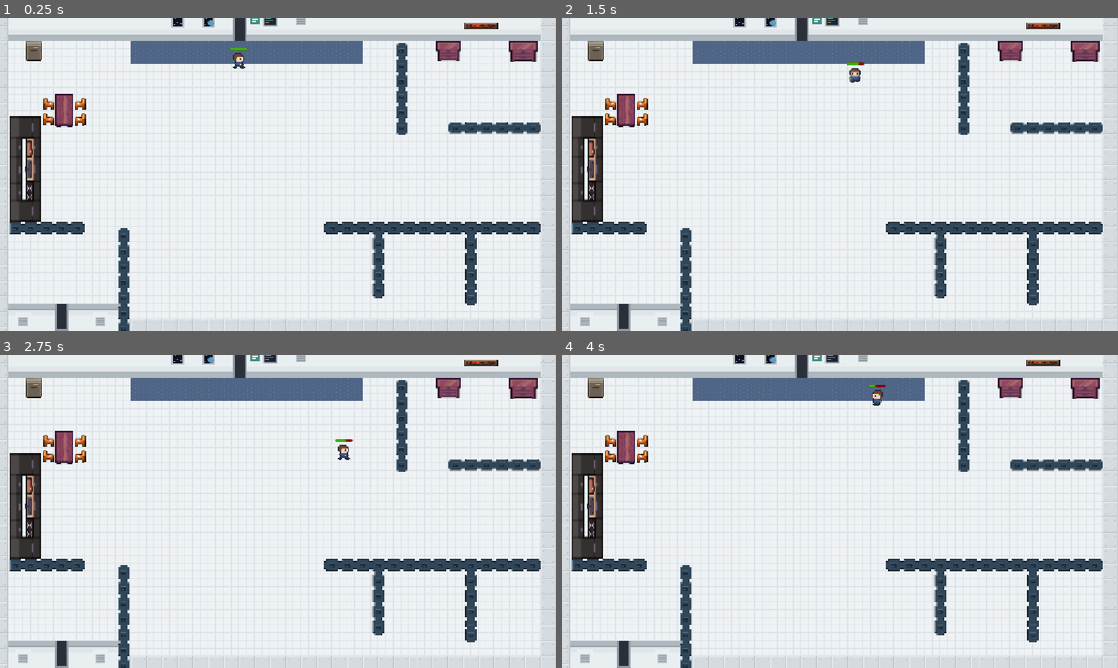
Above: before the commit, frames 1-4 (two rows, left to right).
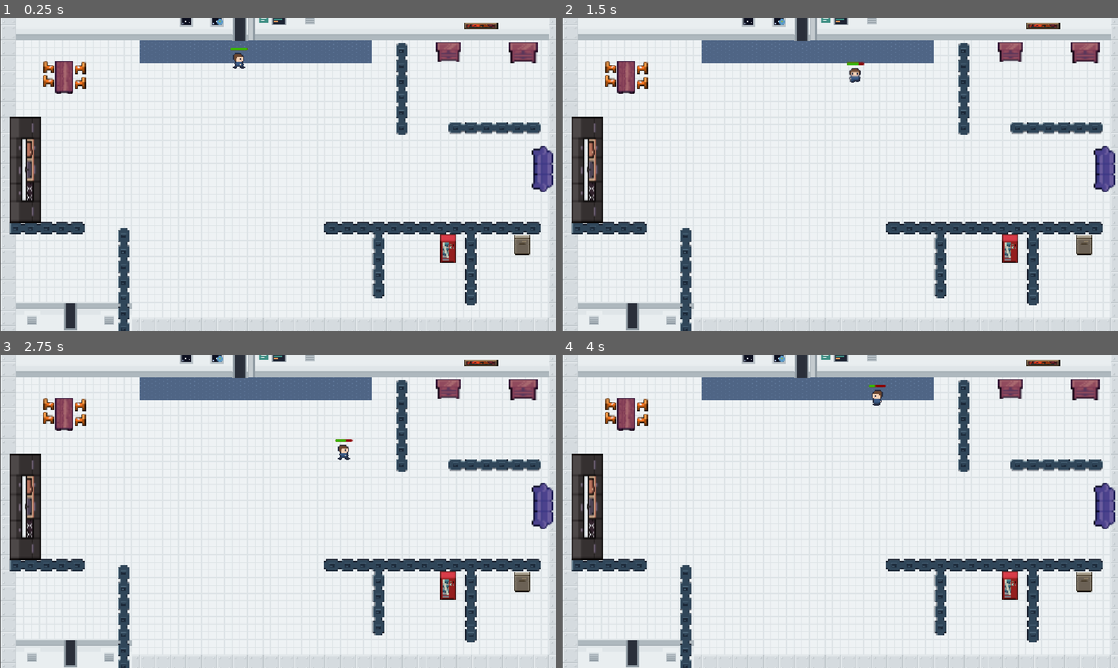
Above: after the commit, the same moments.

Repository: Simi-jpg/codesmelt-jam
Game: Godot game, scene res://scenes/level/kitchen.tscn
The game is run twice, just before and just after one commit, with the same random seed, the same clock (stepped at 60 frames per second) and the same inputs.
Inputs (mouse positions are in pixels of both pictures, inside the frame that each line leads up to):
- Up to frame 1 (0.25 s): no input
- Up to frame 2 (1.5 s): tap Enter (ui_accept) at 0.5, 0.77, 1.25 s; move the mouse to (962, 158) at 0.52 s; hold Right (ui_right) 0.53-1.28 s; click (962, 158) at 0.67 s; move the mouse to (728, 190) at 1.27 s; hold Down (ui_down) from 1.28 s (still down)
- Up to frame 3 (2.75 s): tap Enter (ui_accept) at 1.52 s; move the mouse to (333, 442) at 2.02 s; release Down (ui_down) at 2.03 s; hold Right (ui_right) from 2.03 s (still down)
- Up to frame 4 (4 s): move the mouse to (812, 574) at 2.77 s; release Right (ui_right) at 2.78 s; hold Up (ui_up) 2.78-3.53 s; click (812, 574) at 2.92 s; tap Enter (ui_accept) at 3.02, 3.77 s; move the mouse to (1006, 558) at 3.52 s; hold Left (ui_left) from 3.53 s (still down)

The runs differ from the first frame. In frame 1, 5.9% of the frame differs, in the area x 0-100%, y 0-100%; in frame 2, 5.9%; in frame 3, 5.9%; in frame 4, 5.9%.

Commit message:
kitchen update

Diff:
--- a/project-red-gem/scenes/character/fridge.tscn
+++ b/project-red-gem/scenes/character/fridge.tscn
@@ -33,8 +33,26 @@
 "speed": 5.0
 }]
 
+[sub_resource type="RectangleShape2D" id="RectangleShape2D_w78j2"]
+size = Vector2(16, 31)
+
+[sub_resource type="RectangleShape2D" id="RectangleShape2D_ynolf"]
+size = Vector2(37, 56)
+
 [node name="Fridge" type="Node2D" unique_id=2093346318]
 
 [node name="AnimatedSprite2D" type="AnimatedSprite2D" parent="." unique_id=1660611422]
 sprite_frames = SubResource("SpriteFrames_w78j2")
 speed_scale = 0.5
+
+[node name="StaticBody2D" type="StaticBody2D" parent="." unique_id=817588972]
+
+[node name="CollisionShape2D" type="CollisionShape2D" parent="StaticBody2D" unique_id=1646712892]
+position = Vector2(0, -0.5)
+shape = SubResource("RectangleShape2D_w78j2")
+
+[node name="Area2D" type="Area2D" parent="." unique_id=1582697845]
+
+[node name="CollisionShape2D" type="CollisionShape2D" parent="Area2D" unique_id=1172831770]
+position = Vector2(-3.5, 11)
+shape = SubResource("RectangleShape2D_ynolf")
--- a/project-red-gem/scenes/level/kitchen.tscn
+++ b/project-red-gem/scenes/level/kitchen.tscn
@@ -10,6 +10,8 @@
 [ext_resource type="Texture2D" uid="uid://dy8e6werqpcx6" path="res://sprites/kitchen-furniture/table.png" id="8_nggrk"]
 [ext_resource type="Texture2D" uid="uid://dluohrgncjxh3" path="res://sprites/kitchen-furniture/painting.png" id="9_vynyg"]
 [ext_resource type="Texture2D" uid="uid://ckqx72jevseou" path="res://sprites/kitchen-furniture/side chair.png" id="10_avktc"]
+[ext_resource type="Texture2D" uid="uid://5ep6ufax20fy" path="res://sprites/kitchen-furniture/drinks.png" id="11_550ae"]
+[ext_resource type="Texture2D" uid="uid://daqxu13ge70mr" path="res://sprites/kitchen-furniture/couch.png" id="12_rxn7h"]
 
 [sub_resource type="TileSetAtlasSource" id="TileSetAtlasSource_gn54h"]
 texture = ExtResource("2_5f6wb")
@@ -346,9 +348,36 @@
 physics_layer_4/collision_layer = 1
 sources/1 = SubResource("TileSetAtlasSource_20036")
 
+[sub_resource type="RectangleShape2D" id="RectangleShape2D_w78j2"]
+size = Vector2(16.000034, 17.52381)
+
+[sub_resource type="RectangleShape2D" id="RectangleShape2D_4e4lh"]
+size = Vector2(15.275757, 16.99435)
+
+[sub_resource type="RectangleShape2D" id="RectangleShape2D_wut7c"]
+size = Vector2(61.903557, 33.78102)
+
+[sub_resource type="RectangleShape2D" id="RectangleShape2D_rb21d"]
+size = Vector2(18.594595, 30.882355)
+
+[sub_resource type="RectangleShape2D" id="RectangleShape2D_tbtly"]
+
+[sub_resource type="RectangleShape2D" id="RectangleShape2D_d3h0o"]
+
+[sub_resource type="RectangleShape2D" id="RectangleShape2D_tfr0e"]
+
+[sub_resource type="RectangleShape2D" id="RectangleShape2D_grk3w"]
+
+[sub_resource type="RectangleShape2D" id="RectangleShape2D_akqqo"]
+size = Vector2(37, 62)
+
+[sub_resource type="RectangleShape2D" id="RectangleShape2D_u4hrg"]
+size = Vector2(50, 109)
+
 [node name="Kitchen" type="Node2D" unique_id=1439116752]
 
 [node name="TileMapLayer" type="TileMapLayer" parent="." unique_id=645693186]
+position = Vector2(18, -2)
 tile_map_data = PackedByteArray("AAAGABYAAgAPAAAAAAAGABcAAgAPAAEAAAAHABYAAgAOAAAAAAAHABcAAgAOAAEAAAAOABMAAgAPAAEAAAAOAB …(48976 unchanged characters)…
 tile_set = SubResource("TileSet_w78j2")
 
@@ -357,63 +386,123 @@
 tile_map_data = PackedByteArray("AAAzAAMAAQAKAAIAAAAzAAQAAQAKAAMAAAA0AAMAAQALAAIAAAA0AAQAAQALAAMAAAAzAAUAAQAKAAIAAAAzAA …(2896 unchanged characters)…
 tile_set = SubResource("TileSet_4e4lh")
 
-[node name="Door" parent="." unique_id=1635349051 instance=ExtResource("3_5f6wb")]
-position = Vector2(497, 16)
-
-[node name="Fridge" parent="." unique_id=2093346318 instance=ExtResource("4_sd537")]
-position = Vector2(70.00001, 68.00001)
-rotation = -0.0041737547
-scale = Vector2(2.11278, 1.2940855)
-
-[node name="Player" parent="." unique_id=424066194 instance=ExtResource("1_fn8xh")]
-position = Vector2(496, 92)
-
-[node name="ChestDrawer" type="Sprite2D" parent="." unique_id=802236687]
+[node name="StaticBody2D" type="StaticBody2D" parent="." unique_id=510494275]
+position = Vector2(0, 1)
+
+[node name="ChestDrawer" type="Sprite2D" parent="StaticBody2D" unique_id=802236687]
 position = Vector2(929.5, 69)
 scale = Vector2(3.1874983, 2.625)
 texture = ExtResource("6_550ae")
 
-[node name="ChestDrawer2" type="Sprite2D" parent="." unique_id=19842269]
+[node name="CollisionShape2D" type="CollisionShape2D" parent="StaticBody2D" unique_id=541724678]
+position = Vector2(929.4998, 71)
+scale = Vector2(3.1874998, 2.625)
+shape = SubResource("RectangleShape2D_w78j2")
+
+[node name="ChestDrawer2" type="Sprite2D" parent="StaticBody2D" unique_id=19842269]
 position = Vector2(1084, 70)
-scale = Vector2(3.796864, 2.765625)
+scale = Vector2(3.7968645, 2.765625)
 texture = ExtResource("6_550ae")
 
-[node name="Counter" type="Sprite2D" parent="." unique_id=1606548446]
+[node name="CollisionShape2D2" type="CollisionShape2D" parent="StaticBody2D" unique_id=469003635]
+position = Vector2(1084, 71.5)
+scale = Vector2(3.7968645, 2.765625)
+shape = SubResource("RectangleShape2D_4e4lh")
+
+[node name="Counter" type="Sprite2D" parent="StaticBody2D" unique_id=1606548446]
 position = Vector2(52.000004, 313)
 rotation = -1.5709448
 scale = Vector2(3.602459, 2.0134437)
 texture = ExtResource("7_rxn7h")
 
-[node name="Table" type="Sprite2D" parent="." unique_id=65947813]
-position = Vector2(133, 192)
+[node name="CollisionShape2D3" type="CollisionShape2D" parent="StaticBody2D" unique_id=390464559]
+position = Vector2(53.991837, 311.50223)
+rotation = -1.5709448
+scale = Vector2(3.602459, 2.0134437)
+shape = SubResource("RectangleShape2D_wut7c")
+
+[node name="Table" type="Sprite2D" parent="StaticBody2D" unique_id=65947813]
+position = Vector2(133, 122.00001)
 scale = Vector2(2.3125, 2.2666667)
 texture = ExtResource("8_nggrk")
+
+[node name="CollisionShape2D4" type="CollisionShape2D" parent="StaticBody2D" unique_id=1802694640]
+position = Vector2(133.5, 122.00001)
+scale = Vector2(2.3125, 2.2666667)
+shape = SubResource("RectangleShape2D_rb21d")
+
+[node name="SideChair" type="Sprite2D" parent="StaticBody2D" unique_id=1239602205]
+position = Vector2(101.25, 100.87502)
+scale = Vector2(2.250001, 1.865384)
+texture = ExtResource("10_avktc")
+
+[node name="CollisionShape2D5" type="CollisionShape2D" parent="StaticBody2D" unique_id=263916963]
+position = Vector2(98, 101)
+shape = SubResource("RectangleShape2D_tbtly")
+
+[node name="SideChair2" type="Sprite2D" parent="StaticBody2D" unique_id=331115621]
+position = Vector2(100.25001, 129.37498)
+scale = Vector2(2.2500005, 1.9423089)
+texture = ExtResource("10_avktc")
+
+[node name="CollisionShape2D6" type="CollisionShape2D" parent="StaticBody2D" unique_id=255410610]
+position = Vector2(98, 130)
+shape = SubResource("RectangleShape2D_d3h0o")
+
+[node name="SideChair3" type="Sprite2D" parent="StaticBody2D" unique_id=1028590710]
+position = Vector2(166, 101.99999)
+rotation = -0.008988149
+scale = Vector2(2.2500005, 1.9423089)
+texture = ExtResource("10_avktc")
+flip_h = true
+
+[node name="CollisionShape2D7" type="CollisionShape2D" parent="StaticBody2D" unique_id=61472957]
+position = Vector2(169, 102)
+shape = SubResource("RectangleShape2D_tfr0e")
+
+[node name="SideChair4" type="Sprite2D" parent="StaticBody2D" unique_id=963694239]
+position = Vector2(165.99998, 133)
+rotation = -0.008988149
+scale = Vector2(2.2500005, 1.9423089)
+texture = ExtResource("10_avktc")
+flip_h = true
+
+[node name="CollisionShape2D8" type="CollisionShape2D" parent="StaticBody2D" unique_id=10628563]
+position = Vector2(169, 133)
+shape = SubResource("RectangleShape2D_grk3w")
+
+[node name="Drinks" type="Sprite2D" parent="StaticBody2D" unique_id=1282522335]
+position = Vector2(928, 477)
+scale = Vector2(2.0749972, 1.8799975)
+texture = ExtResource("11_550ae")
+
+[node name="CollisionShape2D9" type="CollisionShape2D" parent="StaticBody2D" unique_id=358126160]
+position = Vector2(928.5, 478)
+shape = SubResource("RectangleShape2D_akqqo")
+
+[node name="Couch" type="Sprite2D" parent="StaticBody2D" unique_id=2114403698]
+position = Vector2(1124, 311.9999)
+rotation = 1.5709833
+scale = Vector2(2.9996781, 2.7013872)
+texture = ExtResource("12_rxn7h")
+
+[node name="CollisionShape2D10" type="CollisionShape2D" parent="StaticBody2D" unique_id=690411709]
+position = Vector2(1123, 310.5)
+shape = SubResource("RectangleShape2D_u4hrg")
+
+[node name="Door" parent="." unique_id=1635349051 instance=ExtResource("3_5f6wb")]
+position = Vector2(497, 16)
+
+[node name="Fridge" parent="." unique_id=2093346318 instance=ExtResource("4_sd537")]
+position = Vector2(1082, 469.00006)
+rotation = -0.0041737547
+scale = Vector2(2.11278, 1.2940855)
+
+[node name="Player" parent="." unique_id=424066194 instance=ExtResource("1_fn8xh")]
+z_index = 0
+position = Vector2(496, 92)
 
 [node name="Painting" type="Sprite2D" parent="." unique_id=986031284]
 position = Vector2(996, 16)
 scale = Vector2(2.1875, 0.81250006)
 texture = ExtResource("9_vynyg")
-
-[node name="SideChair" type="Sprite2D" parent="." unique_id=1239602205]
-position = Vector2(101.25, 177.875)
-scale = Vector2(2.250001, 1.865384)
-texture = ExtResource("10_avktc")
-
-[node name="SideChair2" type="Sprite2D" parent="." unique_id=331115621]
-position = Vector2(100.25001, 209.375)
-scale = Vector2(2.2500005, 1.9423089)
-texture = ExtResource("10_avktc")
-
-[node name="SideChair3" type="Sprite2D" parent="." unique_id=1028590710]
-position = Vector2(165.99998, 177.99998)
-rotation = -0.008988149
-scale = Vector2(2.2500005, 1.9423089)
-texture = ExtResource("10_avktc")
-flip_h = true
-
-[node name="SideChair4" type="Sprite2D" parent="." unique_id=963694239]
-position = Vector2(166, 210)
-rotation = -0.008988149
-scale = Vector2(2.2500005, 1.9423089)
-texture = ExtResource("10_avktc")
-flip_h = true
Binary file added: project-red-gem/sprites/kitchen-furniture/couch.png
Not shown, added: project-red-gem/sprites/kitchen-furniture/couch.png.import
